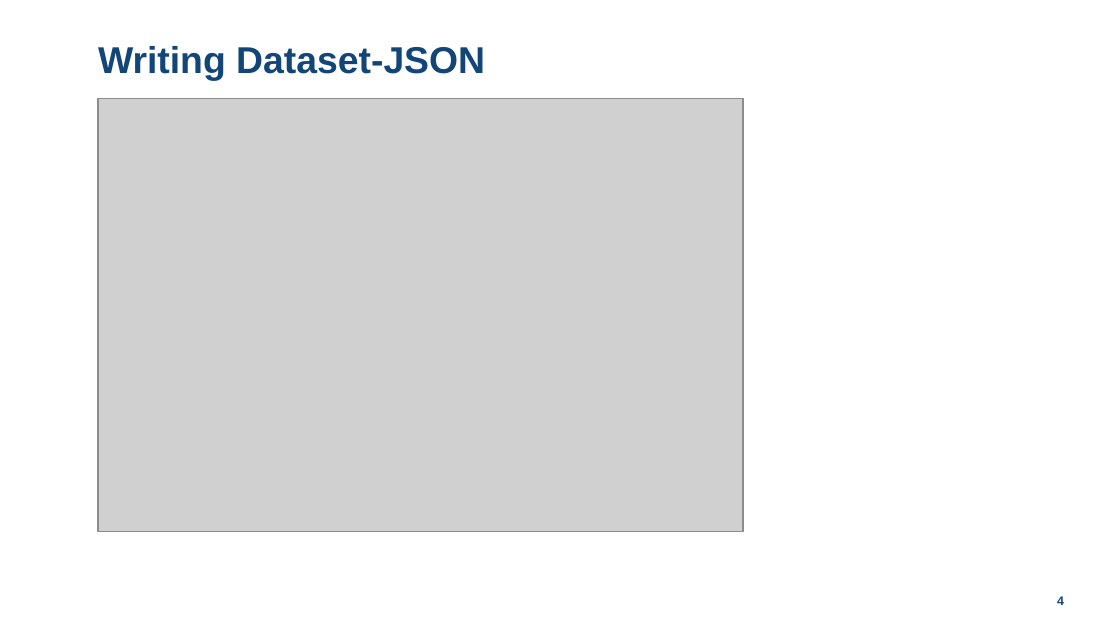
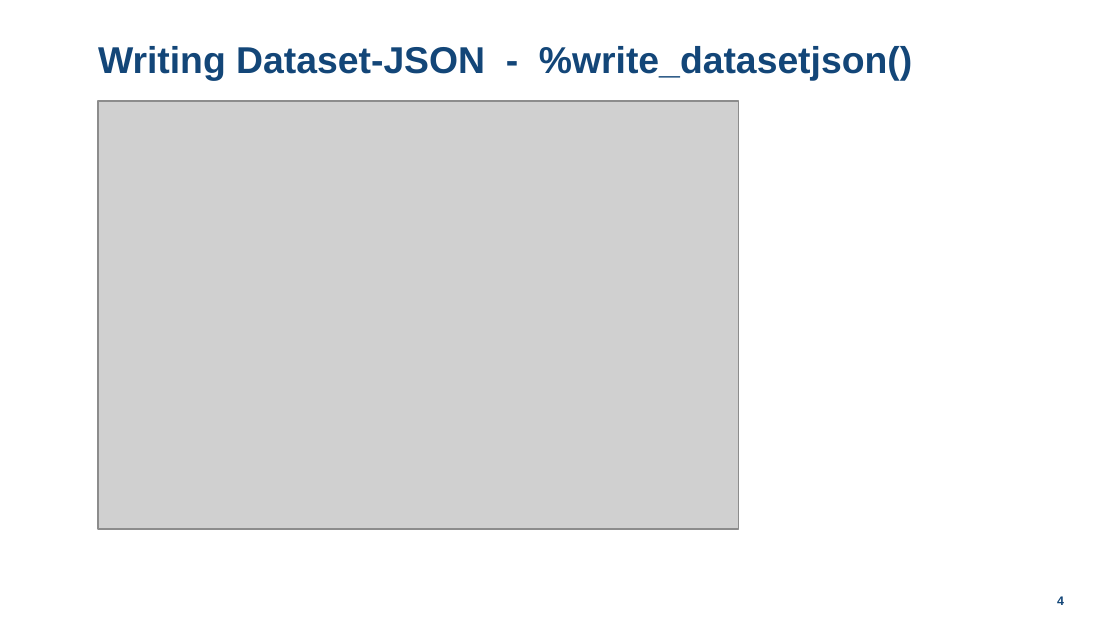
Before and after one commit to lexjansen/dataset-json-sas, a slide deck: slide 4 of doc/Dataset-JSON-Hackathon-SAS-implementation-LexJansen.pptx. Drawn at 1120x630 pixels with LibreOffice and Linux fonts; fonts in the diff are those of the drawing; grey boxes stand for pictures; background and template pictures are left out. Boxes give left, top, right and bottom in pixels: in the first picture for what was removed or moved away, otherwise in the second. Text is boxed around its words. In the diff, an @@ line names an element or a change of style, - is before the commit and + after.

```diff
--- a/doc/Dataset-JSON-Hackathon-SAS-implementation-LexJansen.pptx
+++ b/doc/Dataset-JSON-Hackathon-SAS-implementation-LexJansen.pptx
@@ title at [98,46,912,80]: text changed @@
-Writing Dataset-JSON
+Writing Dataset-JSON - %write_datasetjson()
@@ picture: place and size @@
-picture at [99,99,744,531]
+picture at [99,101,739,529]
```
Also in this commit, not shown: 3 other slides changed, 6 other files.
